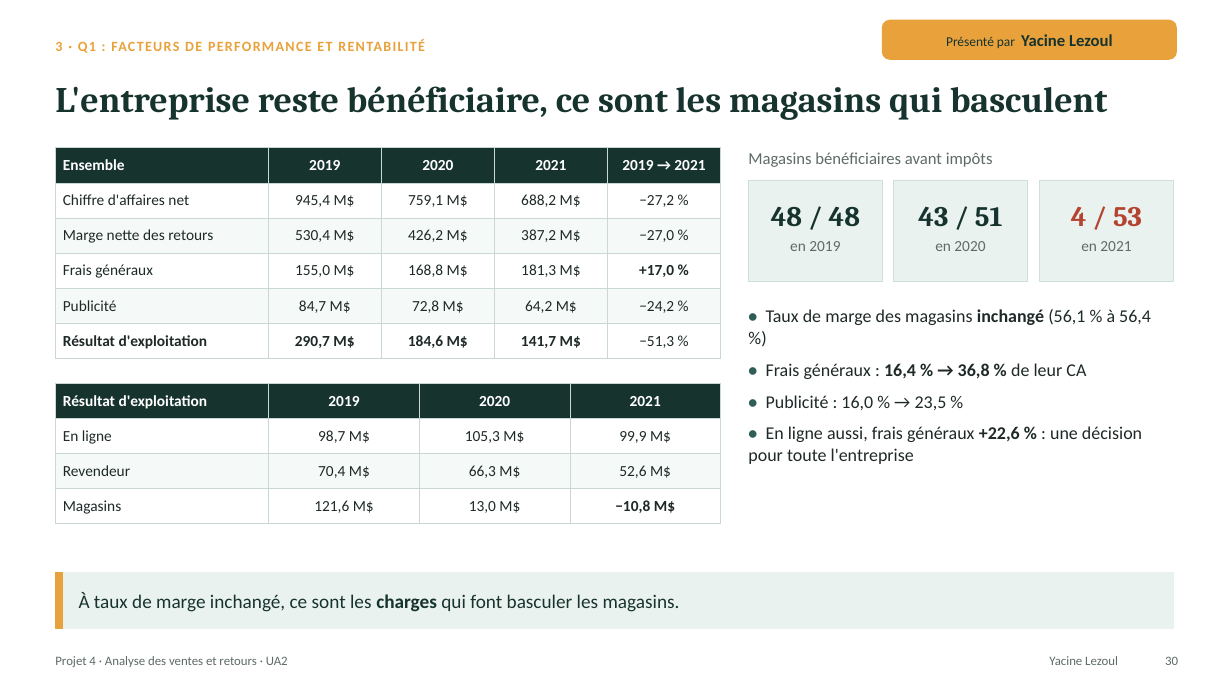
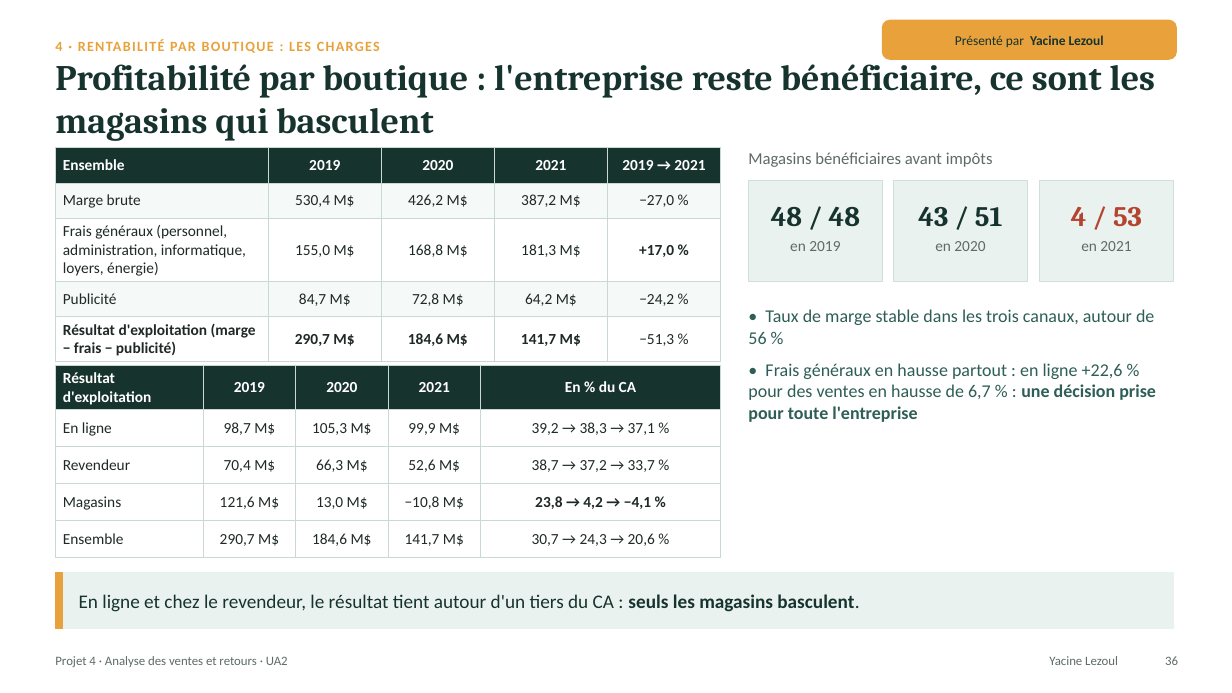
Before and after one commit to lezoul/projet4-contoso, a slide deck: slide 36 of reports/presentations/UA2_presentation_L3_L4.pptx (slide 30 before the commit). Drawn at 1232x693 pixels with LibreOffice and Linux fonts; fonts in the diff are those of the drawing. Boxes give left, top, right and bottom in pixels: in the first picture for what was removed or moved away, otherwise in the second. Text is boxed around its words. In the diff, an @@ line names an element or a change of style, - is before the commit and + after.

Commit message:
UA2 : présentation v6 (réorganisation par question, charges en part du CA, leviers sans double compte, tableaux corrigés) et rapport L3+L4 corrigé

```diff
--- a/reports/presentations/UA2_presentation_L3_L4.pptx
+++ b/reports/presentations/UA2_presentation_L3_L4.pptx
@@ text "Présenté par Yacine Lezoul" at <box>955,35,1104,47</box>: size 13 to 10.5 pt in "Yacine Lezoul" @@
@@ text at <box>55,57,1156,141</box>: text changed @@
-L'entreprise reste bénéficiaire, ce sont les magasins qui basculent
+Profitabilité par boutique : l'entreprise reste bénéficiaire, ce sont les magasins qui basculent
@@ text at <box>55,39,380,53</box>: text changed @@
-3 · Q1 : FACTEURS DE PERFORMANCE ET RENTABILITÉ
+4 · RENTABILITÉ PAR BOUTIQUE : LES CHARGES
@@ table at <box>55,148,719,360</box> @@
-row 2: Chiffre d'affaires net | 945,4 M$ | 759,1 M$ | 688,2 M$ | −27,2 %
-row 3: Marge nette des retours | 530,4 M$ | 426,2 M$ | 387,2 M$ | −27,0 %
-row 4: Frais généraux | 155,0 M$ | 168,8 M$ | 181,3 M$ | +17,0 %
+row 2: Marge brute | 530,4 M$ | 426,2 M$ | 387,2 M$ | −27,0 %
+row 3: Frais généraux (personnel, administration, informatique, loyers, énergie) | 155,0 M$ | 168,8 M$ | 181,3 M$ | +17,0 %
-row 5, column 1: Résultat d'exploitation
+row 5, column 1: Résultat d'exploitation (marge − frais − publicité)
@@ text at <box>748,309,1156,422</box>: text changed; text colour #1F2A28 to #2E5E55 @@
-• Taux de marge des magasins inchangé (56,1 % à 56,4 %)
-• Frais généraux : 16,4 % → 36,8 % de leur CA
-• Publicité : 16,0 % → 23,5 %
-• En ligne aussi, frais généraux +22,6 % : une décision pour toute l'entreprise
+• Taux de marge stable dans les trois canaux, autour de 56 %
+• Frais généraux en hausse partout : en ligne +22,6 % pour des ventes en hausse de 6,7 % : une décision prise pour toute l'entreprise
@@ table at <box>55,365,721,550</box> @@
-Résultat d'exploitation | 2019 | 2020 | 2021
-En ligne | 98,7 M$ | 105,3 M$ | 99,9 M$
-Revendeur | 70,4 M$ | 66,3 M$ | 52,6 M$
-Magasins | 121,6 M$ | 13,0 M$ | −10,8 M$
+Résultat d'exploitation | 2019 | 2020 | 2021 | En % du CA
+En ligne | 98,7 M$ | 105,3 M$ | 99,9 M$ | 39,2 → 38,3 → 37,1 %
+Revendeur | 70,4 M$ | 66,3 M$ | 52,6 M$ | 38,7 → 37,2 → 33,7 %
+Magasins | 121,6 M$ | 13,0 M$ | −10,8 M$ | 23,8 → 4,2 → −4,1 %
+Ensemble | 290,7 M$ | 184,6 M$ | 141,7 M$ | 30,7 → 24,3 → 20,6 %
@@ table: place and size @@
-table at <box>55,384,721,524</box>
+table at <box>55,365,721,550</box>
@@ text at <box>79,594,859,612</box>: text changed @@
-À taux de marge inchangé, ce sont les charges qui font basculer les magasins.
+En ligne et chez le revendeur, le résultat tient autour d'un tiers du CA : seuls les magasins basculent.
@@ text at <box>1165,656,1178,665</box>: text changed @@
-30
+36
```
Also in this commit, not shown: 32 other slides changed, 11 slides removed, 1 other file.
